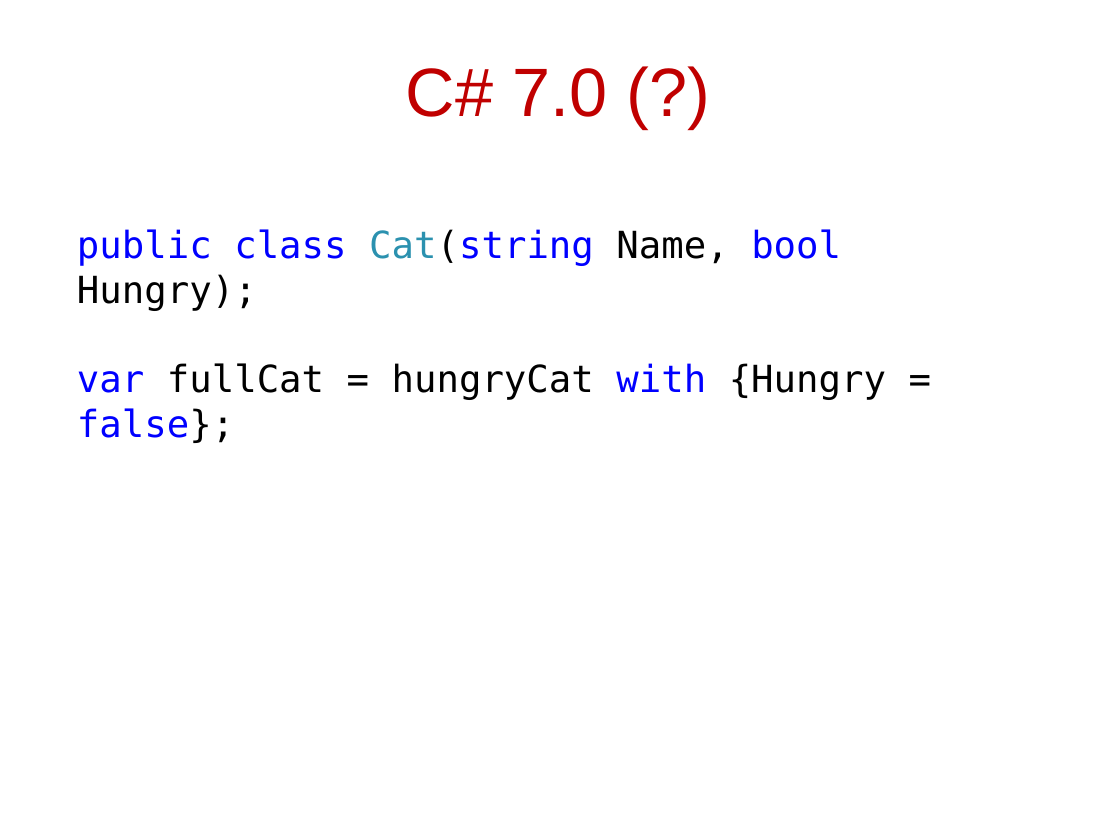
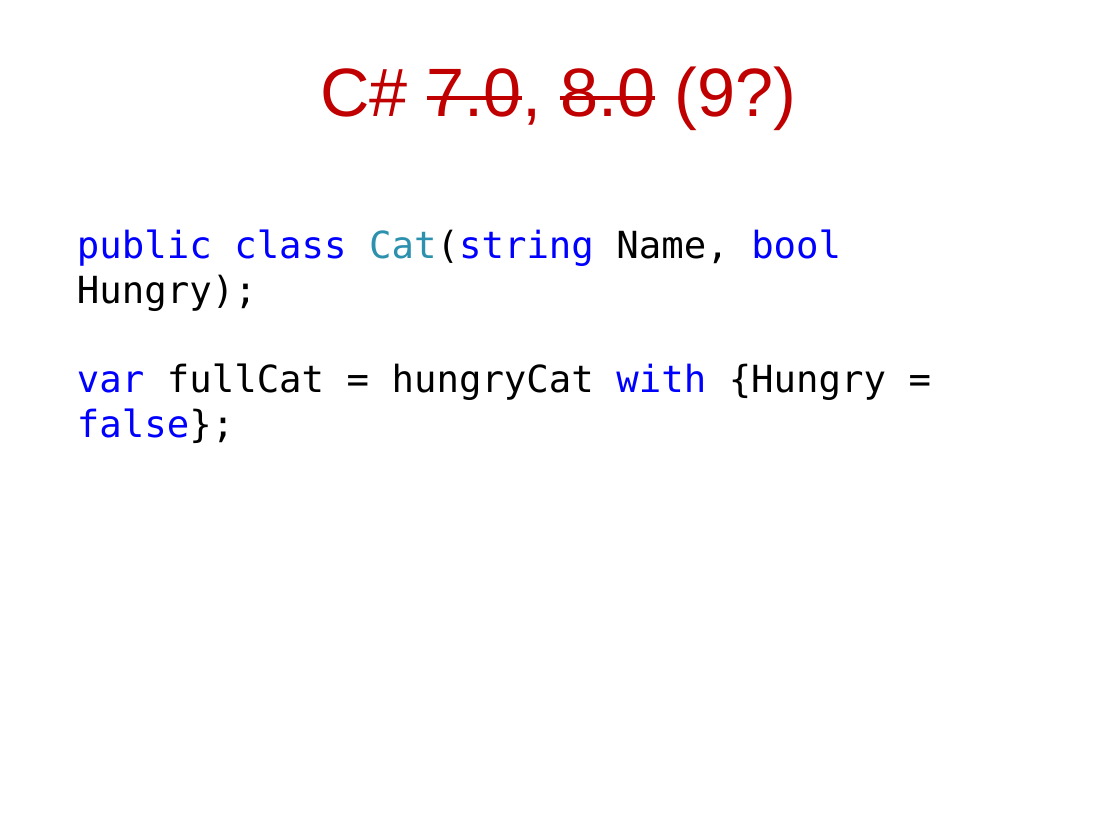
Before and after one commit to kontur-courses/fp, a slide deck: slide 9 of fp2.pptx. Drawn at 1120x840 pixels with LibreOffice and Linux fonts; fonts in the diff are those of the drawing. Boxes give left, top, right and bottom in pixels: in the first picture for what was removed or moved away, otherwise in the second. Text is boxed around its words. In the diff, an @@ line names an element or a change of style, - is before the commit and + after.

```diff
--- a/fp2.pptx
+++ b/fp2.pptx
@@ title at (320,66,796,128): text changed @@
-C# 7.0 (?)
+C# 7.0, 8.0 (9?)
```
